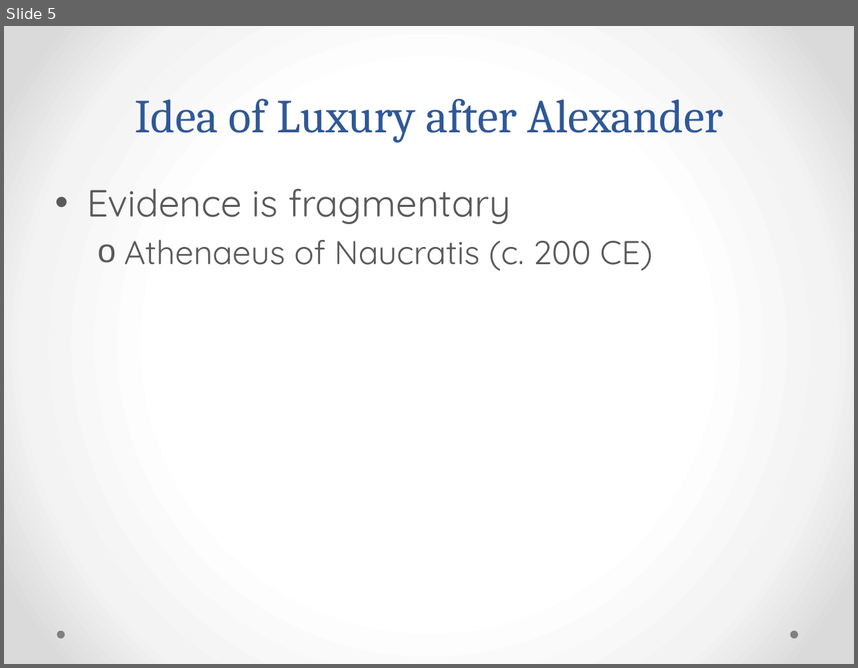
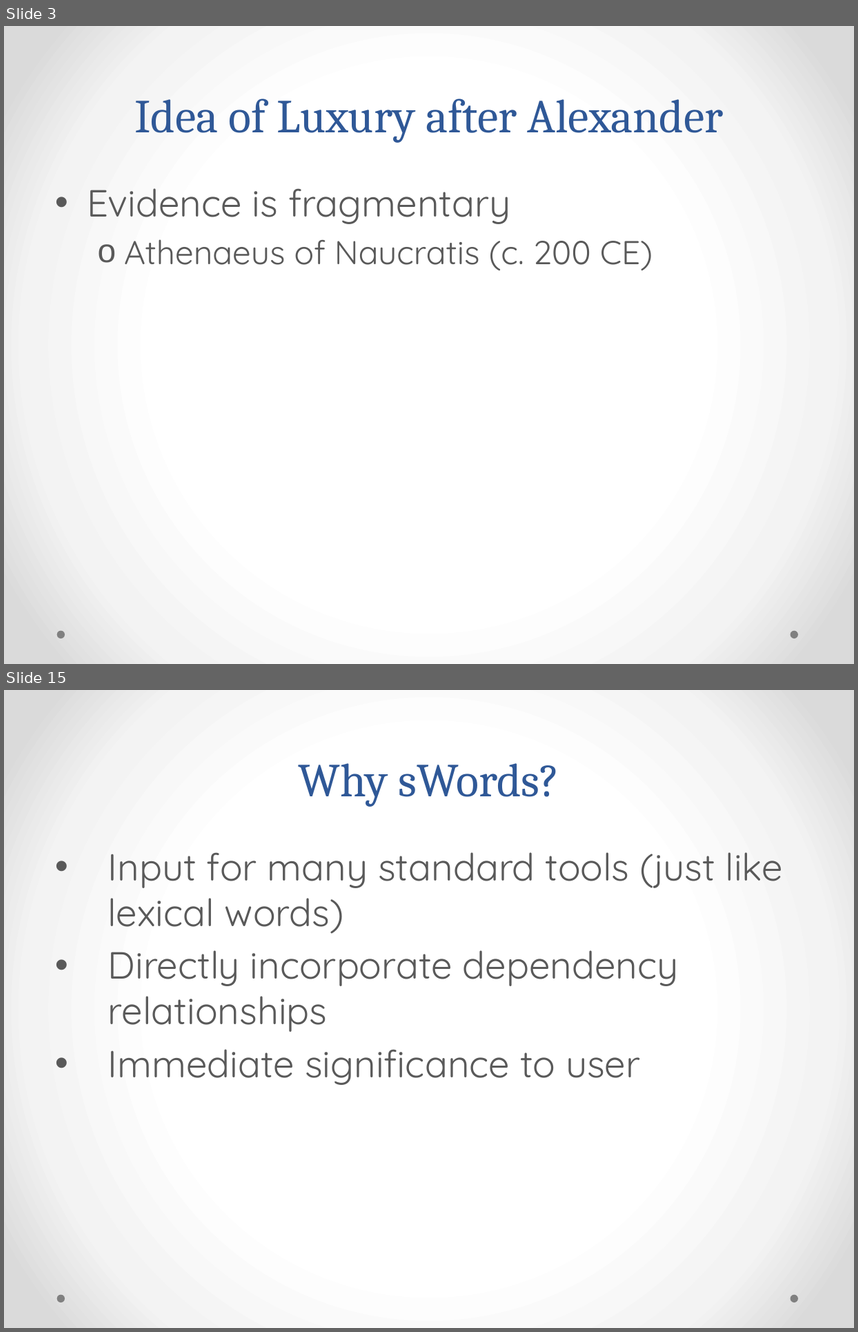
Before and after one commit to rgorman/syntacto_stylistics, a slide deck: Presentations/UNL/murray_feb-3.pptx. Shown one above the other, each under a label of ours: slide 5 before the commit, slides 3 and 15 after it; the slides between them are not shown. The pictures are 858x668 and 858x1332 pixels, drawn with LibreOffice and Linux fonts; fonts in the diff are those of the drawing. Boxes give left, top, right and bottom in pixels: in the first picture for what was removed or moved away, otherwise in the second. Text is boxed around its words. In the diff, an @@ line names an element or a change of style, - is before the commit and + after.

```diff
--- a/Presentations/UNL/murray_feb-3.pptx
+++ b/Presentations/UNL/murray_feb-3.pptx
@@ slide 15 added at [4, 690, 854, 1328], background gradient #FFFFFF to #F4F4F4 to #DADADA; not listed: 2 template elements that a slide beside it also shows @@
@@ title added at [299, 763, 560, 807], 40 pt, text #2F5897 @@
+Why sWords?
@@ text added at [108, 852, 783, 1085], 32 pt, text #595959 @@
+• Input for many standard tools (just like lexical words)
+• Directly incorporate dependency relationships
+• Immediate significance to user
@@ what was slide 5 is now slide 3 @@
```
Also in this commit, not shown: 2 slides changed, 35 other slides added, 3 slides removed, 3 other files.
